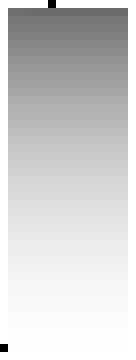
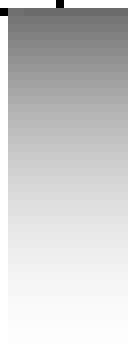
Layers edited between the first and the second (136, 360) image:
painted on "Nine Patch" over [0, 0, 64, 16]
painted on "List Footer" over [0, 0, 56, 352]
